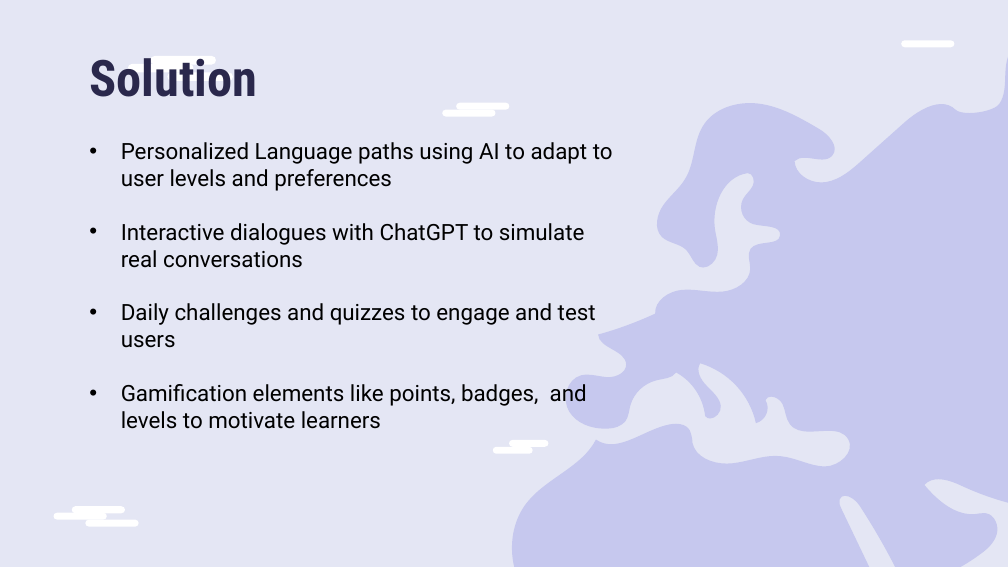
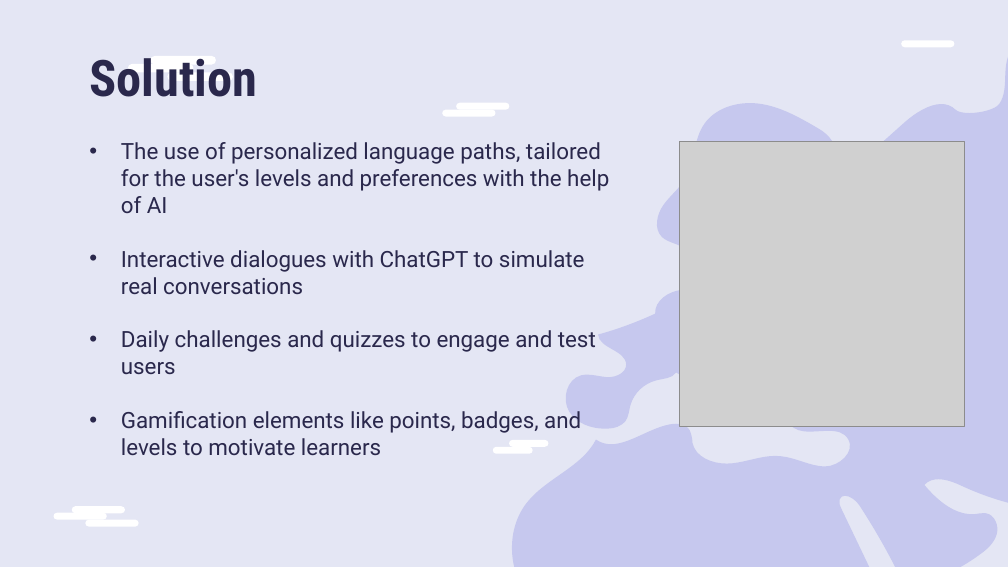
Before and after one commit to Roman-G-579/GPTalk, a slide deck: slide 8 of Capstone Project Phase A 24-1-D-11.pptx (slide 9 before the commit). Drawn at 1008x567 pixels with LibreOffice and Linux fonts; fonts in the diff are those of the drawing; grey boxes stand for pictures. Boxes give left, top, right and bottom in pixels: in the first picture for what was removed or moved away, otherwise in the second. Text is boxed around its words. In the diff, an @@ line names an element or a change of style, - is before the commit and + after.

```diff
--- a/Capstone Project Phase A 24-1-D-11.pptx
+++ b/Capstone Project Phase A 24-1-D-11.pptx
@@ text at (x1=121, y1=142, x2=609, y2=213): text changed; text colour #000000 to #2A284C @@
-• Personalized Language paths using AI to adapt to user levels and preferences
+• The use of personalized language paths, tailored for the user's levels and preferences with the help of AI
@@ picture added at (x1=679, y1=141, x2=965, y2=426) @@
@@ text at (x1=121, y1=250, x2=596, y2=455): text colour #000000 to #2A284C in "Interactive dialogues with ChatGPT to simulate real ...", "Daily challenges and quizzes to engage and ...", "Gamification elements like points, badges, and levels ..."; bullet colour #000000 to #2A284C @@
```
Also in this commit, not shown: 6 other slides changed, 8 slides added, 5 slides removed.
